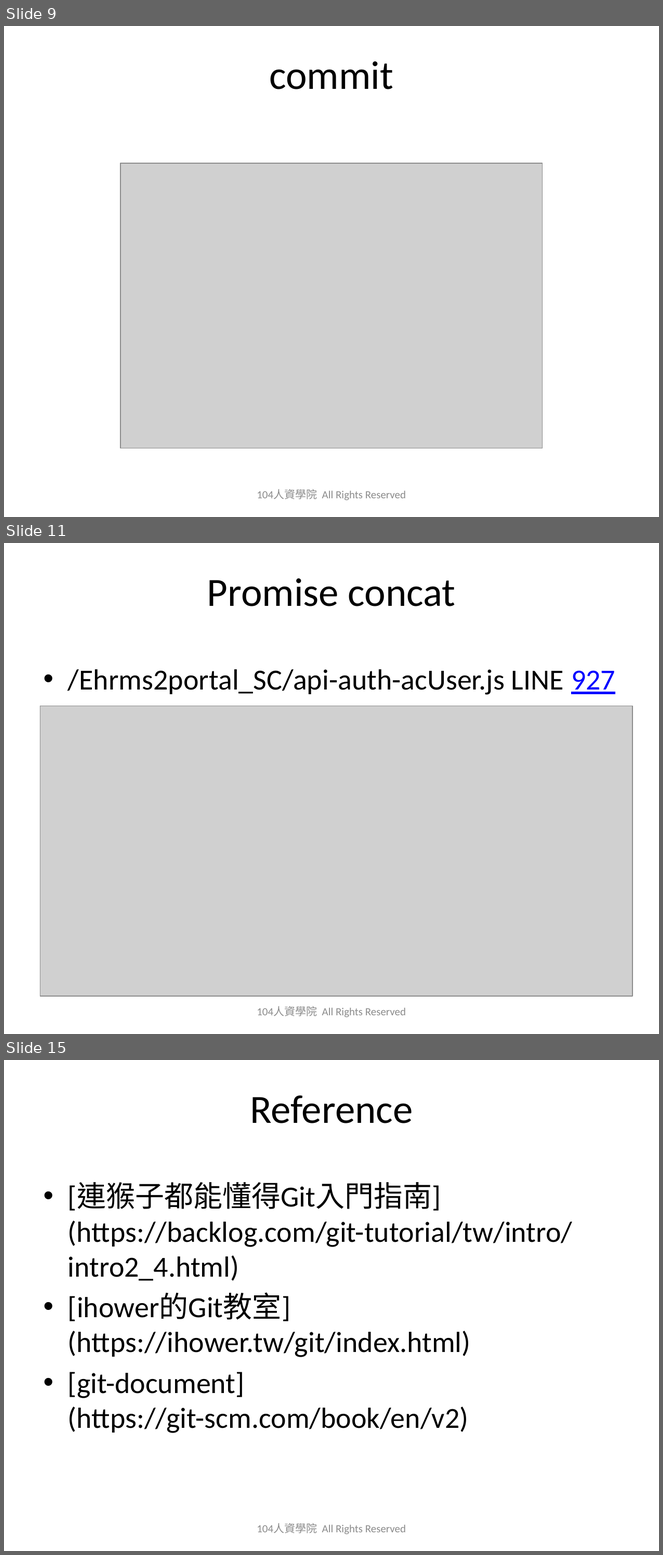
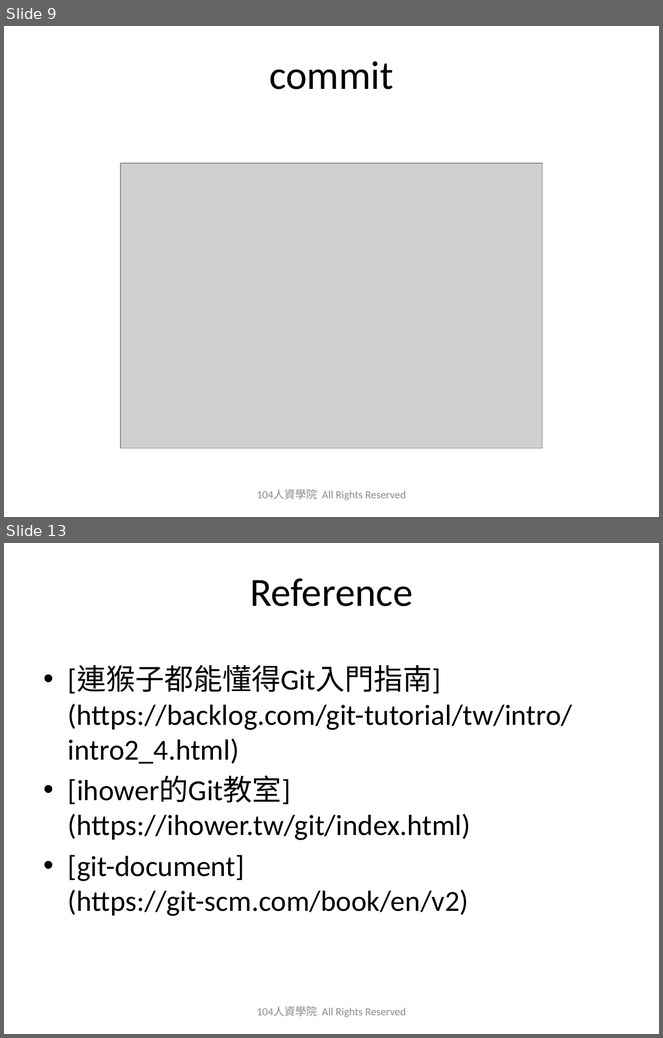
Before and after one commit to austinwang104/playGit, a slide deck: 2019_0627_Git_Share_HA.pptx. Shown one above the other, each under a label of ours: slides 9, 11 and 15 before the commit, slides 9 and 13 after it; the slides between them are not shown. The pictures are 663x1555 and 663x1038 pixels, drawn with LibreOffice and Linux fonts; fonts in the diff are those of the drawing; grey boxes stand for pictures; background and template pictures are left out. Boxes give left, top, right and bottom in pixels: in the first picture for what was removed or moved away, otherwise in the second. Text is boxed around its words. In the diff, an @@ line names an element or a change of style, - is before the commit and + after.

```diff
--- a/2019_0627_Git_Share_HA.pptx
+++ b/2019_0627_Git_Share_HA.pptx
@@ slide 11 removed at (4,543,659,1034), background picture (left out) @@
@@ title removed at (207,578,456,606) @@
-Promise concat
@@ text removed at (68,669,616,695) @@
-• /Ehrms2portal_SC/api-auth-acUser.js LINE 927
@@ picture removed at (40,706,632,996) @@
@@ text removed at (257,1006,406,1018) @@
-104人資學院 All Rights Reserved
@@ what was slide 15 is now slide 13 @@
```
Also in this commit, not shown: 2 slides changed, 1 slide added, 2 other slides removed.
